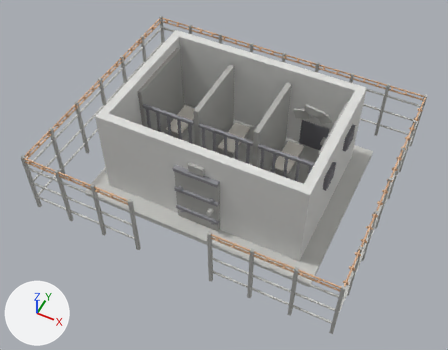
The glTF model tools/models3d/out/vezeni_bez_strechy.glb: old version first, new version second.
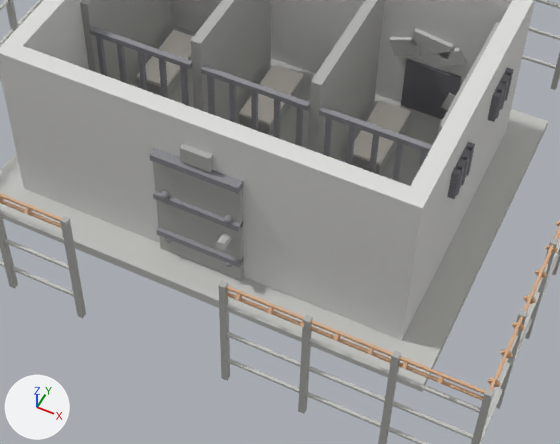
There are two pictures of each version: one whole from a 50 mm camera at (6.26, -13.24, 16.34) aimed at (0.1, -0.91, 0.93), one close up on the part from 22% to 85% of the width and 26% to 90% of the height. Arrows for +X, +Y and +Z are at lower left; the lights stay in place. The first two pictures are the older version. Vertices at exactly the same position are counted once.

Objects in the first close-up: 'VezeniBezStrechy_black', 'VezeniBezStrechy_dark', 'VezeniBezStrechy_grey', 'VezeniBezStrechy_grey3', 'VezeniBezStrechy_grey4', 'VezeniBezStrechy_plaster2', 'VezeniBezStrechy_rust'.
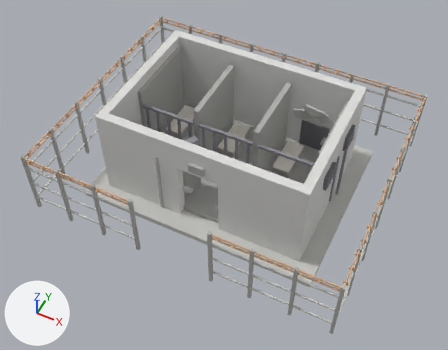
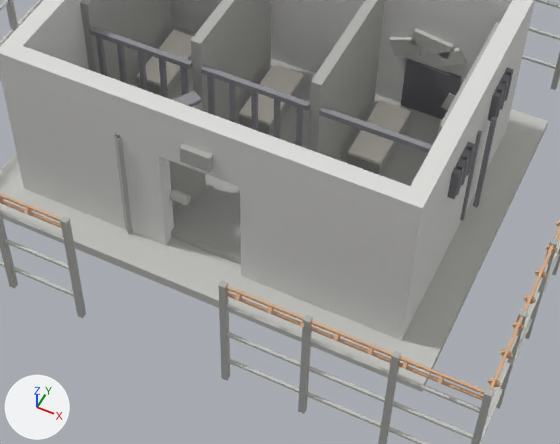
Patch to the scene script:
```diff
--- a/tools/models3d/out/vezeni_bez_strechy.glb.py
+++ b/tools/models3d/out/vezeni_bez_strechy.glb.py
@@ me_vezenibezstrechy_grey4 @@
 me_vezenibezstrechy_grey4.from_pydata(...)  # 320 vertices, 480 faces; spans x -5.25..5.25, y -4.25..4.25, z 0.0..3.05
 # used by ob_vezenibezstrechy_grey4; location = (0.0, 0.0, 0.0)
-me_vezenibezstrechy_grey4.vertices[88].co = (-0.75, -2.59, 0.2)  # pixel (160, 248)
-me_vezenibezstrechy_grey4.vertices[89].co = (-0.75, -2.59, 2.5)
-me_vezenibezstrechy_grey4.vertices[90].co = (-0.75, -2.37, 0.2)
-me_vezenibezstrechy_grey4.vertices[91].co = (0.75, -2.37, 0.2)
-me_vezenibezstrechy_grey4.vertices[92].co = (-0.75, -2.37, 2.5)
-me_vezenibezstrechy_grey4.vertices[93].co = (0.75, -2.59, 2.5)  # pixel (240, 187)
-me_vezenibezstrechy_grey4.vertices[94].co = (0.75, -2.59, 0.2)  # pixel (241, 280)
-me_vezenibezstrechy_grey4.vertices[95].co = (0.75, -2.37, 2.5)
+# me_vezenibezstrechy_grey4 part 1
+me_vezenibezstrechy_grey4.vertices[88].co = (-1.37, -2.56, 0.2)  # pixel (128, 234)
+me_vezenibezstrechy_grey4.vertices[89].co = (-1.37, -2.56, 2.5)  # pixel (117, 140)
+me_vezenibezstrechy_grey4.vertices[90].co = (-1.52, -2.47, 0.2)
+me_vezenibezstrechy_grey4.vertices[91].co = (-0.73, -1.2, 0.2)
+me_vezenibezstrechy_grey4.vertices[92].co = (-1.52, -2.47, 2.5)
+me_vezenibezstrechy_grey4.vertices[93].co = (-0.58, -1.29, 2.5)  # pixel (202, 103)
+me_vezenibezstrechy_grey4.vertices[94].co = (-0.58, -1.29, 0.2)
+me_vezenibezstrechy_grey4.vertices[95].co = (-0.73, -1.2, 2.5)
 me_vezenibezstrechy_grey4.materials.append(mat_grey4)
@@ me_vezenibezstrechy_dark @@
 # used by ob_vezenibezstrechy_dark; location = (0.0, 0.0, 0.0)
-me_vezenibezstrechy_dark.from_pydata(...)  # 504 vertices, 824 faces; spans x -3.63..3.63, y -2.69..2.53, z 0.35..2.78
+me_vezenibezstrechy_dark.from_pydata(...)  # 420 vertices, 664 faces; spans x -3.63..3.67, y -2.54..2.53, z 0.35..2.78
+# me_vezenibezstrechy_dark part 2: the loose piece of 8 vertices spanning x 1.26..1.34, y -0.64..-0.56, z 0.35..2.45 is moved by (1.85, -0.42, 0.0)
+# me_vezenibezstrechy_dark part 3: the loose piece of 42 vertices spanning x 0.48..0.62, y -2.69..-2.55, z 1.63..1.77 is deleted
+# me_vezenibezstrechy_dark part 4: 108 vertices moved from x -0.75..0.75, y -2.69..-2.38, z 0.53..2.56 to x -1.6..-0.6, y -2.54..-1.14, z 0.53..2.56
+# me_vezenibezstrechy_dark part 5: 32 vertices moved from x 1.66..2.94, y -0.64..-0.56, z 0.35..2.45 to x 3.23..3.67, y -0.68..0.54, z 0.35..2.45
+# other edits to the shape of me_vezenibezstrechy_dark do not show in these pictures
 me_vezenibezstrechy_dark.materials.append(mat_dark)
```

What differs and where, as boxes (x1, y1, x2, y2) in the close-ups (560 x 444 px; the box of a moved part takes in the faces that stretch with it):
'VezeniBezStrechy_dark', reshaped: before (89, 26, 513, 267); after (89, 26, 513, 221)
part 1 of me_vezenibezstrechy_grey4, moved or reshaped: before (153, 162, 244, 281); after (114, 102, 206, 234)
part 2 of me_vezenibezstrechy_dark, moved or reshaped (not visible afterwards): before (323, 118, 332, 157)
part 3 of me_vezenibezstrechy_dark, deleted: before (224, 215, 232, 223)
part 4 of me_vezenibezstrechy_dark, moved or reshaped (mostly hidden afterwards): before (150, 148, 244, 267); after (115, 91, 202, 138)
part 5 of me_vezenibezstrechy_dark, moved or reshaped: before (346, 126, 427, 182); after (460, 116, 497, 221)
